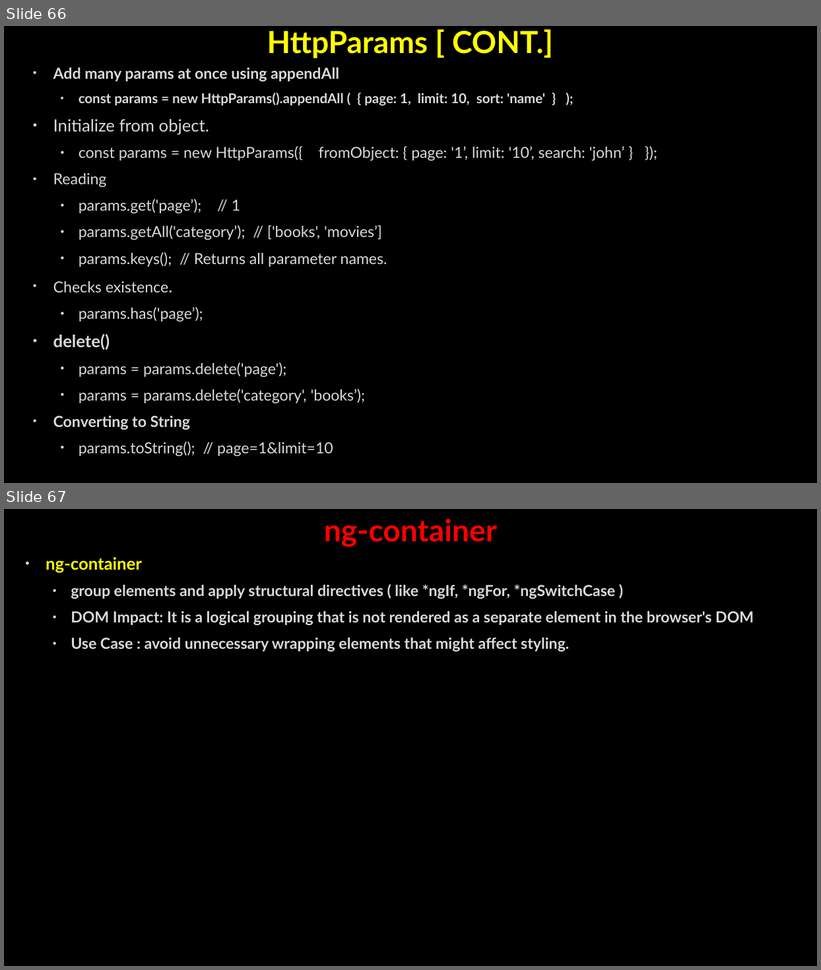
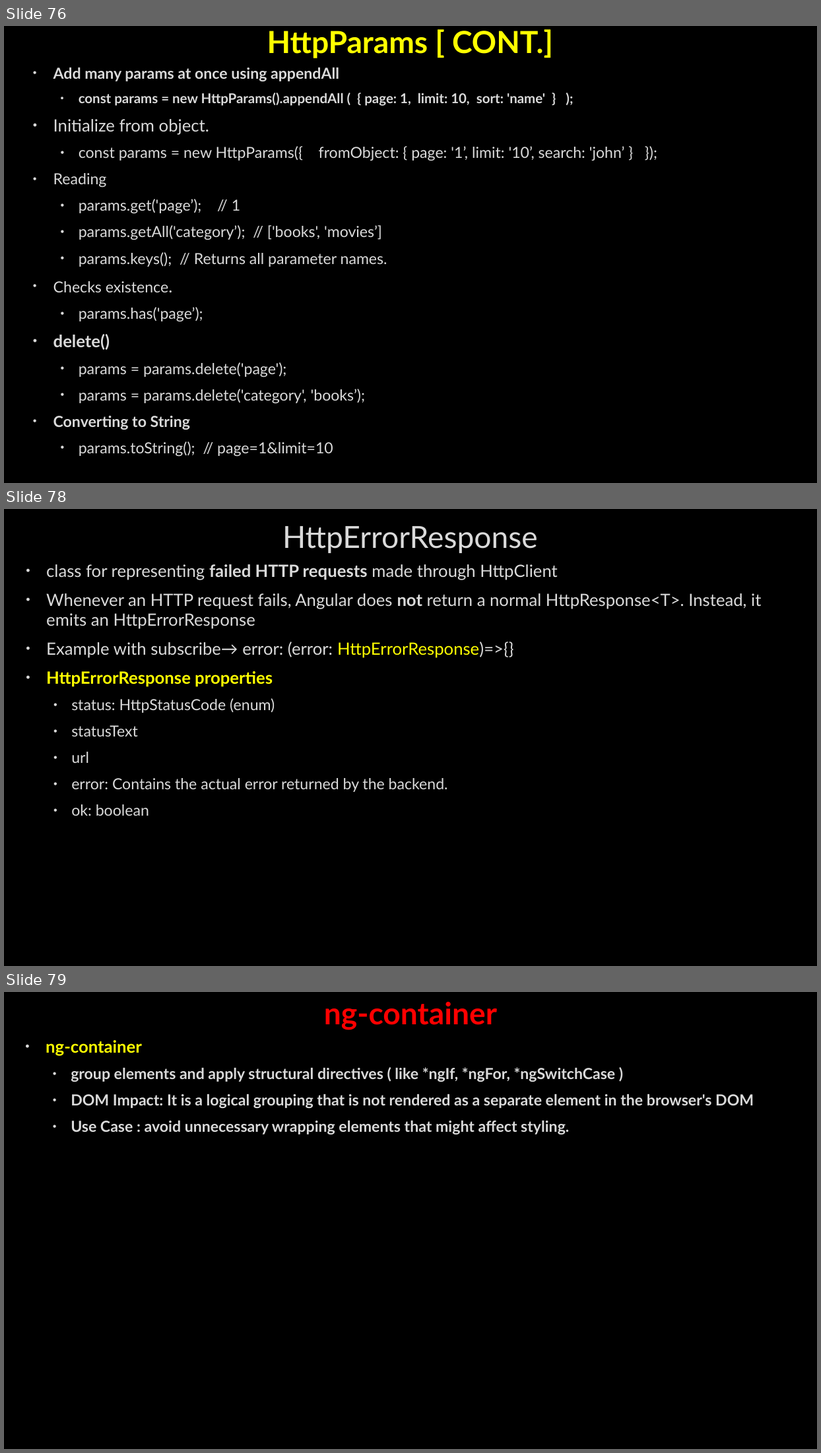
Before and after one commit to AhmedMohamedSamir1/Summary, a slide deck: Angular & type script/Angular.pptx. Shown one above the other, each under a label of ours: slides 66 and 67 before the commit, slides 76, 78 and 79 after it; the slides between them are not shown. The pictures are 821x970 and 821x1453 pixels, drawn with LibreOffice and Linux fonts; fonts in the diff are those of the drawing; background and template pictures are left out. Boxes give left, top, right and bottom in pixels: in the first picture for what was removed or moved away, otherwise in the second. Text is boxed around its words. In the diff, an @@ line names an element or a change of style, - is before the commit and + after.

```diff
--- a/Angular & type script/Angular.pptx
+++ b/Angular & type script/Angular.pptx
@@ slide 78 added at [4,509,817,966], background picture (left out) @@
@@ title added at [283,526,538,553], 36 pt, text #DADADA @@
+HttpErrorResponse
@@ text added at [46,564,761,816], 20 pt, text #DADADA @@
+• class for representing failed HTTP requests made through HttpClient
+• Whenever an HTTP request fails, Angular does not return a normal HttpResponse<T>. Instead, it emits an HttpErrorResponse
+• Example with subscribe→ error: (error: HttpErrorResponse)=>{}
+• HttpErrorResponse properties
+  • status: HttpStatusCode (enum)
+  • statusText
+  • url
+  • error: Contains the actual error returned by the backend.
+  • ok: boolean
@@ what was slide 66 is now slide 76 @@
@@ what was slide 67 is now slide 79 @@
```
Also in this commit, not shown: 5 slides changed, 21 other slides added, 1 slide removed.
